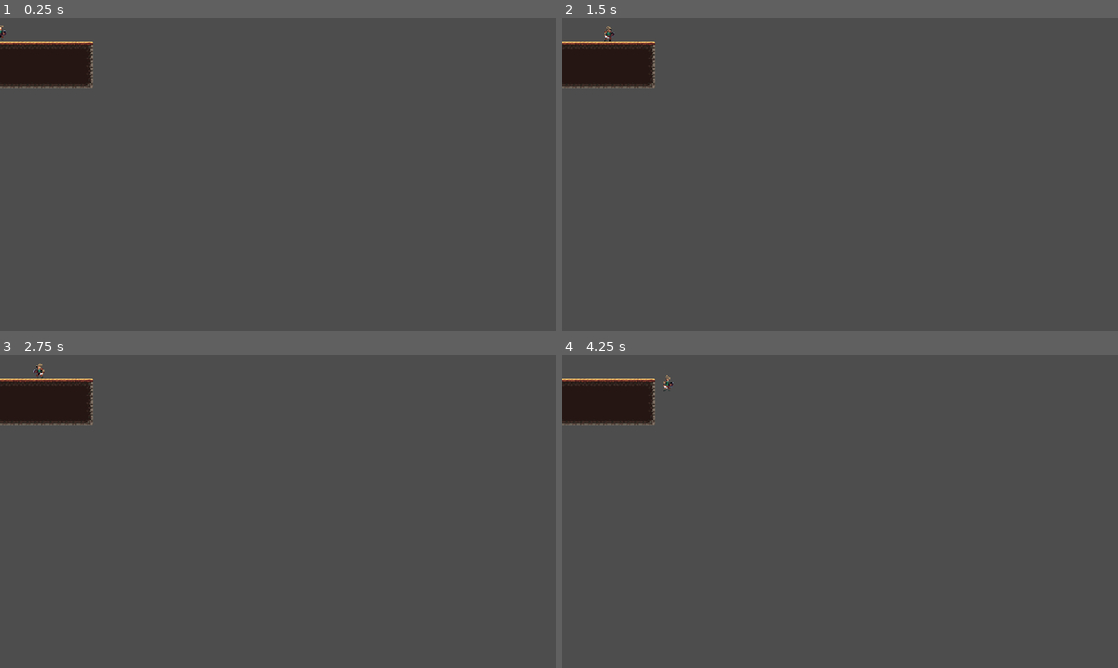
Above: before the commit, frames 1-4 (two rows, left to right).
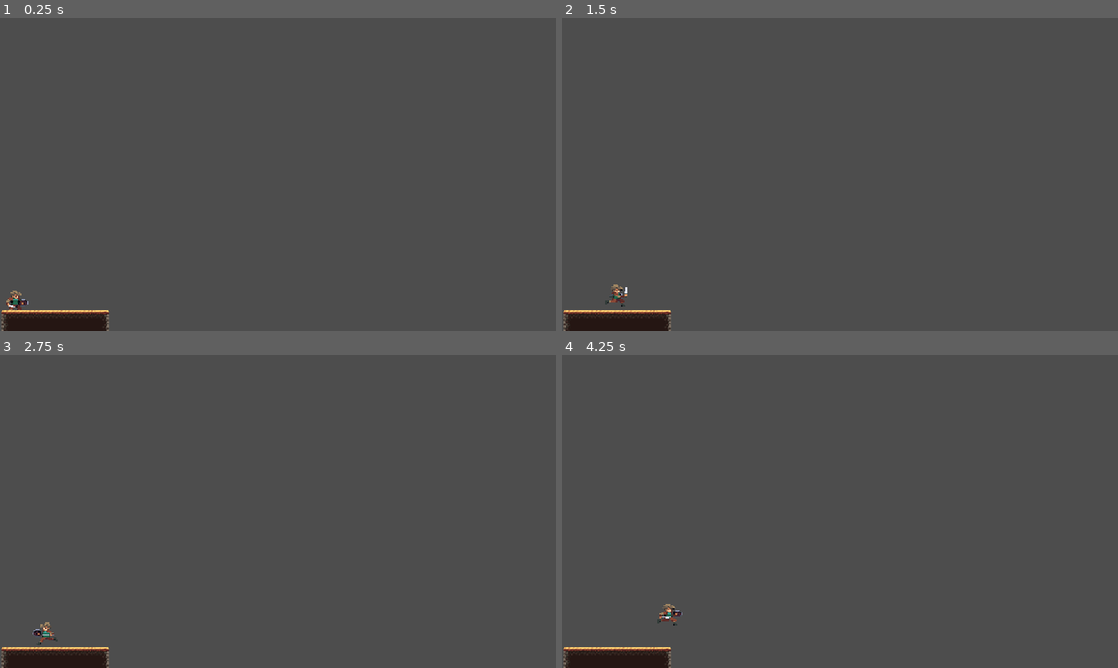
Above: after the commit, the same moments.

Repository: arthurvieirasilvaa/medieval2D-platformer
Game: Godot game, scene res://scene/game.tscn
Same seed, same stepped clock (60 frames per second), same inputs: the game is played once before the commit and once after it.
Inputs:
- Up to frame 1 (0.25 s): no input
- Up to frame 2 (1.5 s): tap Enter (ui_accept) at 0.5, 0.77 s; hold Right (ui_right) from 0.53 s (still down)
- Up to frame 3 (2.75 s): tap Enter (ui_accept) at 1.52 s; release Right (ui_right) at 2.03 s; hold Left (ui_left) from 2.03 s (still down)
- Up to frame 4 (4.25 s): release Left (ui_left) at 2.78 s; hold Right (ui_right) from 2.78 s (still down); tap Enter (ui_accept) at 3.02, 3.77 s

The runs differ from the first frame. In frame 1, 3.8% of the frame differs, in the area x 0-20%, y 2-100%; in frame 2, 3.8%; in frame 3, 3.9%; in frame 4, 3.9%, in the area x 0-22%, y 6-100%.

Commit message:
Adicionei a animação de corrida

Diff:
--- a/entities/player.tscn
+++ b/entities/player.tscn
@@ -1,11 +1,12 @@
-[gd_scene load_steps=11 format=3 uid="uid://cqxod2criuam7"]
+[gd_scene load_steps=20 format=3 uid="uid://cqxod2criuam7"]
 
 [ext_resource type="Script" uid="uid://dm1xn5hecdfuq" path="res://scripts/player.gd" id="1_b0kkn"]
 [ext_resource type="Texture2D" uid="uid://dk0kvji2o2tq2" path="res://sprites/player/idle.png" id="1_merdl"]
+[ext_resource type="Texture2D" uid="uid://n8j307y0wmbq" path="res://sprites/player/run.png" id="3_e4p34"]
 
 [sub_resource type="CapsuleShape2D" id="CapsuleShape2D_n4st5"]
-radius = 7.0
-height = 32.0
+radius = 17.0
+height = 40.0
 
 [sub_resource type="AtlasTexture" id="AtlasTexture_b0kkn"]
 atlas = ExtResource("1_merdl")
@@ -31,6 +32,38 @@
 atlas = ExtResource("1_merdl")
 region = Rect2(275, 0, 55, 64)
 
+[sub_resource type="AtlasTexture" id="AtlasTexture_i623q"]
+atlas = ExtResource("3_e4p34")
+region = Rect2(0, 0, 55, 54)
+
+[sub_resource type="AtlasTexture" id="AtlasTexture_ef06p"]
+atlas = ExtResource("3_e4p34")
+region = Rect2(55, 0, 55, 54)
+
+[sub_resource type="AtlasTexture" id="AtlasTexture_tjdhl"]
+atlas = ExtResource("3_e4p34")
+region = Rect2(110, 0, 55, 54)
+
+[sub_resource type="AtlasTexture" id="AtlasTexture_x08pd"]
+atlas = ExtResource("3_e4p34")
+region = Rect2(165, 0, 55, 54)
+
+[sub_resource type="AtlasTexture" id="AtlasTexture_dchgp"]
+atlas = ExtResource("3_e4p34")
+region = Rect2(220, 0, 55, 54)
+
+[sub_resource type="AtlasTexture" id="AtlasTexture_kdgjc"]
+atlas = ExtResource("3_e4p34")
+region = Rect2(275, 0, 55, 54)
+
+[sub_resource type="AtlasTexture" id="AtlasTexture_q0i8f"]
+atlas = ExtResource("3_e4p34")
+region = Rect2(330, 0, 55, 54)
+
+[sub_resource type="AtlasTexture" id="AtlasTexture_0i614"]
+atlas = ExtResource("3_e4p34")
+region = Rect2(385, 0, 55, 54)
+
 [sub_resource type="SpriteFrames" id="SpriteFrames_i623q"]
 animations = [{
 "frames": [{
@@ -55,6 +88,35 @@
 "loop": true,
 "name": &"idle",
 "speed": 10.0
+}, {
+"frames": [{
+"duration": 1.0,
+"texture": SubResource("AtlasTexture_i623q")
+}, {
+"duration": 1.0,
+"texture": SubResource("AtlasTexture_ef06p")
+}, {
+"duration": 1.0,
+"texture": SubResource("AtlasTexture_tjdhl")
+}, {
+"duration": 1.0,
+"texture": SubResource("AtlasTexture_x08pd")
+}, {
+"duration": 1.0,
+"texture": SubResource("AtlasTexture_dchgp")
+}, {
+"duration": 1.0,
+"texture": SubResource("AtlasTexture_kdgjc")
+}, {
+"duration": 1.0,
+"texture": SubResource("AtlasTexture_q0i8f")
+}, {
+"duration": 1.0,
+"texture": SubResource("AtlasTexture_0i614")
+}],
+"loop": true,
+"name": &"run",
+"speed": 10.0
 }]
 
 [node name="Player" type="CharacterBody2D"]
@@ -62,12 +124,21 @@
 
 [node name="CollisionShape2D" type="CollisionShape2D" parent="."]
 visible = false
+position = Vector2(-8, 8)
 shape = SubResource("CapsuleShape2D_n4st5")
 
 [node name="AnimatedSprite2D" type="AnimatedSprite2D" parent="."]
 texture_filter = 1
-position = Vector2(1, -6)
+scale = Vector2(2.08182, 1.48438)
 sprite_frames = SubResource("SpriteFrames_i623q")
 animation = &"idle"
 autoplay = "idle"
-frame_progress = 0.171502
+frame = 1
+frame_progress = 0.817615
+
+[node name="Camera2D" type="Camera2D" parent="."]
+position = Vector2(29, -10)
+limit_left = 0
+limit_top = 0
+limit_bottom = 200
+position_smoothing_enabled = true
--- a/scene/game.tscn
+++ b/scene/game.tscn
@@ -459,8 +459,10 @@
 [node name="Game" type="Node2D"]
 
 [node name="Player" parent="." instance=ExtResource("1_5kiuu")]
+position = Vector2(30, 561)
 
 [node name="Tiles" type="Node2D" parent="."]
+position = Vector2(33, 557)
 
 [node name="Terrain" type="TileMapLayer" parent="Tiles"]
 position = Vector2(1, 0)
--- a/scripts/player.gd
+++ b/scripts/player.gd
@@ -2,8 +2,8 @@
 
 @onready var animation: AnimatedSprite2D = $AnimatedSprite2D
 
-const SPEED = 100.0
-const JUMP_VELOCITY = -80.0
+const SPEED = 80.0
+const JUMP_VELOCITY = -300.0
 
 func _physics_process(delta: float) -> void:
 	# Add the gravity.
@@ -25,10 +25,10 @@
 	if is_on_floor():
 		if direction > 0:
 			animation.flip_h = false
-			pass
+			animation.play('run')
 		elif direction < 0:
 			animation.flip_h = true
-			pass
+			animation.play('run')
 		else:
 			animation.play('idle')
 	else:
